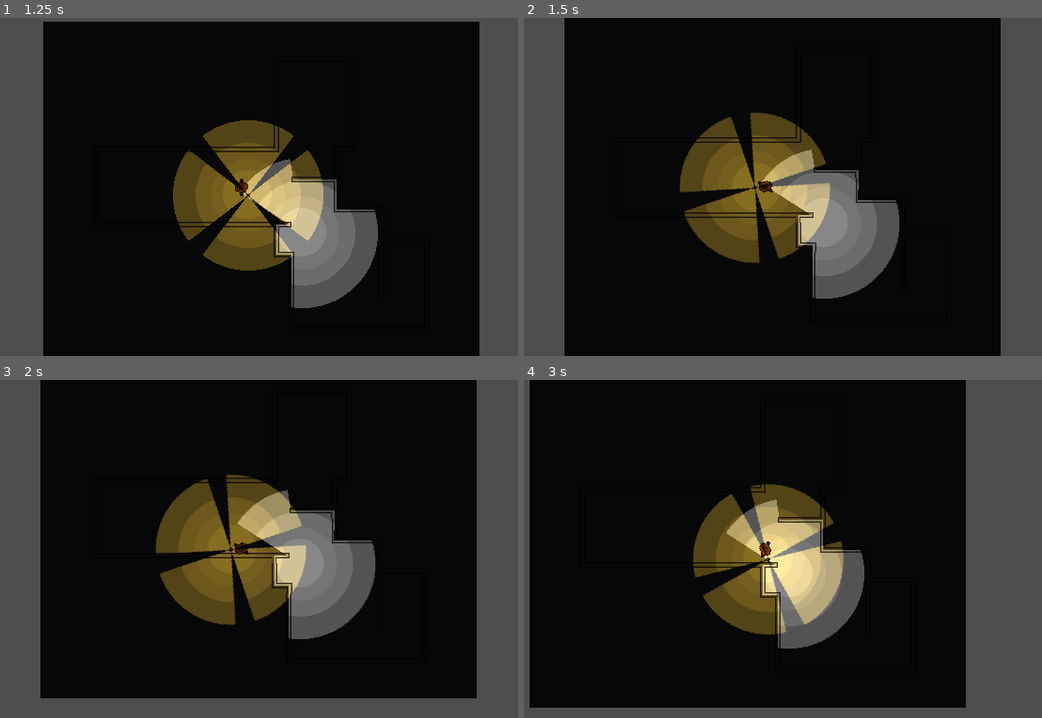
Above: before the commit, frames 1-4 (two rows, left to right).
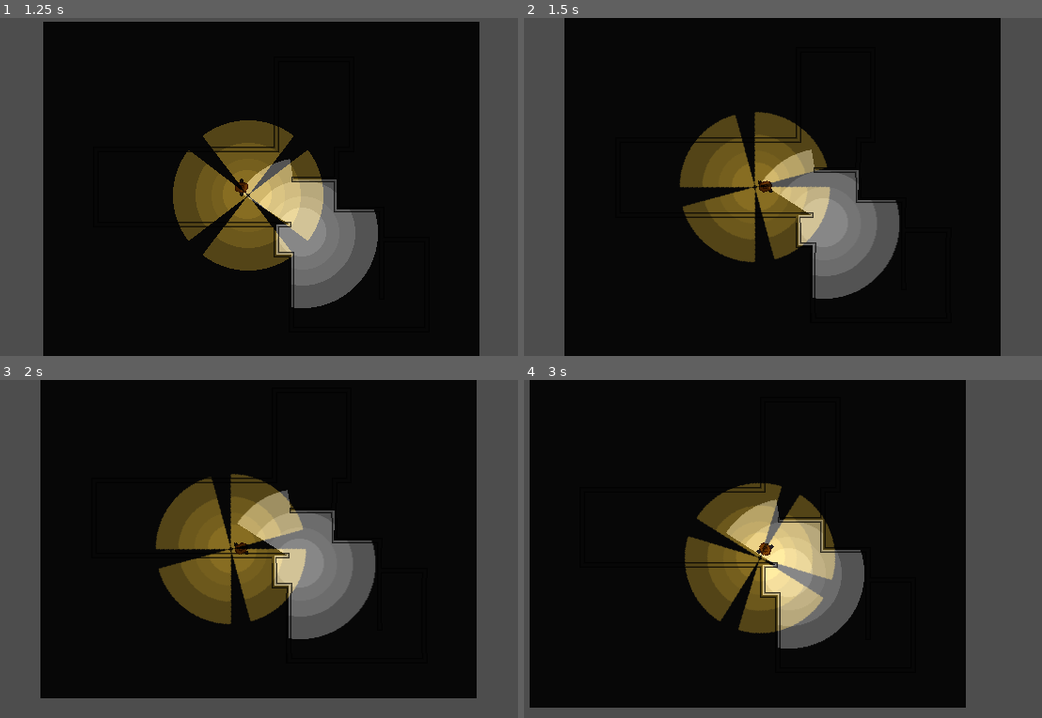
Above: after the commit, the same moments.

Repository: sparkworm/ChiliJam
Game: Godot game, scene res://scenes/levels/test_level.tscn
Two runs of this game, one before a commit and one after it. Both use one fixed random seed, a clock stepped at 60 frames per second and the inputs below. This scene is started directly instead of the project's main scene.
Inputs (mouse positions are in pixels of both pictures, inside the frame that each line leads up to):
- Up to frame 1 (1.25 s): tap Enter at 0.5 s; move the mouse to (372, 170) at 0.52 s; hold D (right) from 0.53 s (still down)
- Up to frame 2 (1.5 s): move the mouse to (643, 203) at 1.27 s; release D (right) at 1.28 s; hold S (down) from 1.28 s (still down)
- Up to frame 3 (2 s): keep holding S (down)
- Up to frame 4 (3 s): move the mouse to (824, 474) at 2.02 s; release S (down) at 2.03 s; hold D (right) 2.03-2.78 s; move the mouse to (736, 616) at 2.77 s; hold W (up) from 2.78 s (still down)

Frame 1 is identical in both runs. In frame 2, 1.0% of the frame differs, in the area x 29-60%, y 27-73%; in frame 3, 1.0%; in frame 4, 4.9%, in the area x 31-62%, y 30-76%.

Commit message:
Fixed a bug in rotation related to global coordinates

Diff:
--- a/scenes/characters/player.gd
+++ b/scenes/characters/player.gd
@@ -21,7 +21,7 @@
 ## max_look_angle * 2 in which no movement occurs.  They body will stop on the
 ## edge of this buffer zone.
 func handle_look() -> void:
-	var ang = get_global_mouse_position().angle()
+	var ang = (get_global_mouse_position() - position).angle()
 	if abs(angle_difference(ang, rotation)) > max_look_angle:
 		if abs(angle_difference(ang + max_look_angle, rotation)) < \
 				abs(angle_difference(ang - max_look_angle, rotation)):
